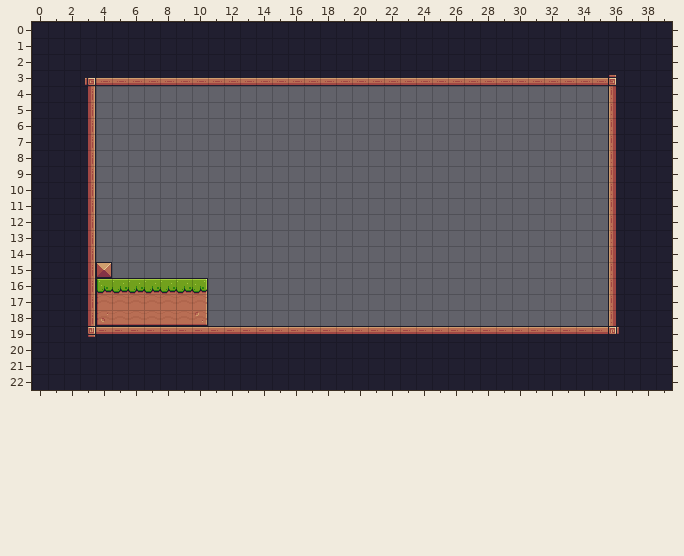
One commit to this Tiled map: assets/tiles/level_01.tmx. Above, as it was before the edit.
Cells are 16x16 px. Shown: x 0..39, y 0..22.
Once edited:
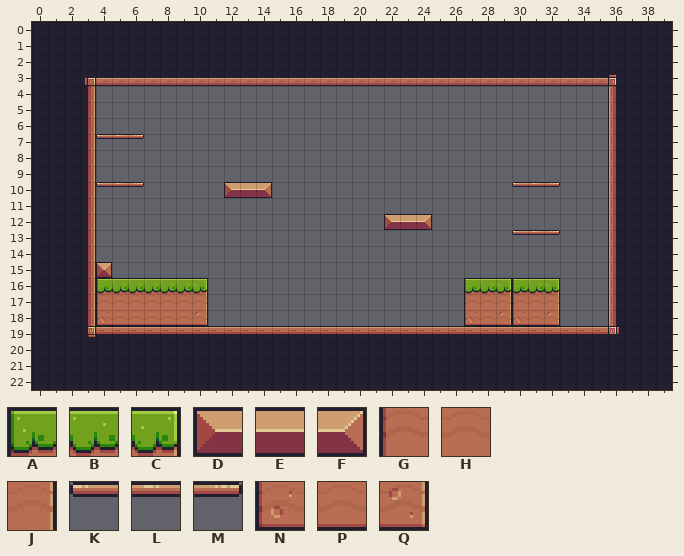
Key: from "Pixel Adventure": A 6, B 7, C 8, D 12, E 13, F 14, G 28, H 29, J 30, K 39, L 40, M 41, N 50, P 51, Q 52.
_ is an empty cell.
The edit:
Layer "Tile Layer 1":
Tile A is added in row 16 at x 27 and 30.
Tile B is added in row 16 at x 28 and 31.
Tile C is added in row 16 at x 29 and 32.
Tile D is added in row 10 at x 12; in row 12 at x 22.
Tile E is added in row 10 at x 13; in row 12 at x 23.
Tile F is added in row 10 at x 14; in row 12 at x 24.
Tile G is added in row 17 at x 27 and 30.
Tile H is added in row 17 at x 28 and 31.
Tile J is added in row 17 at x 29 and 32.
Tile K is added in row 7 at x 4; in row 10 at x 4 and 30; in row 13 at x 30.
Tile L is added in row 7 at x 5; in row 10 at x 5 and 31; in row 13 at x 31.
Tile M is added in row 7 at x 6; in row 10 at x 6 and 32; in row 13 at x 32.
Tile N is added in row 18 at x 27 and 30.
Tile P is added in row 18 at x 28 and 31.
Tile Q is added in row 18 at x 29 and 32.
Changed places in both pictures, as pixel boxes (x1, y1, x2, y2):
added: (96, 134, 144, 139)
added: (96, 182, 144, 187)
added: (224, 182, 272, 198)
added: (512, 182, 560, 187)
added: (384, 214, 432, 230)
added: (512, 230, 560, 235)
added: (464, 278, 560, 326)
